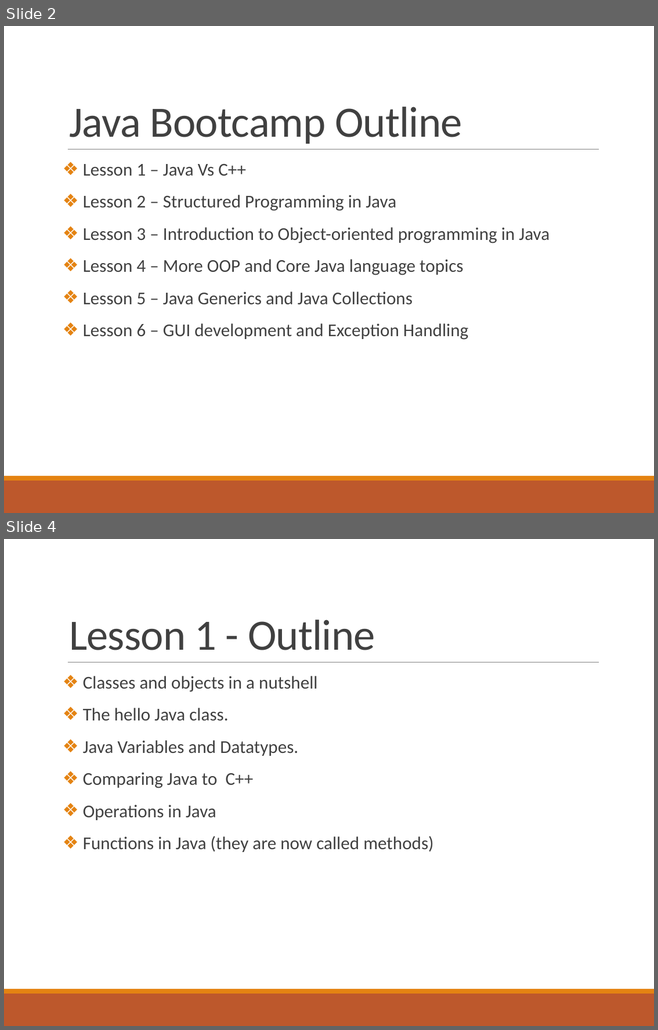
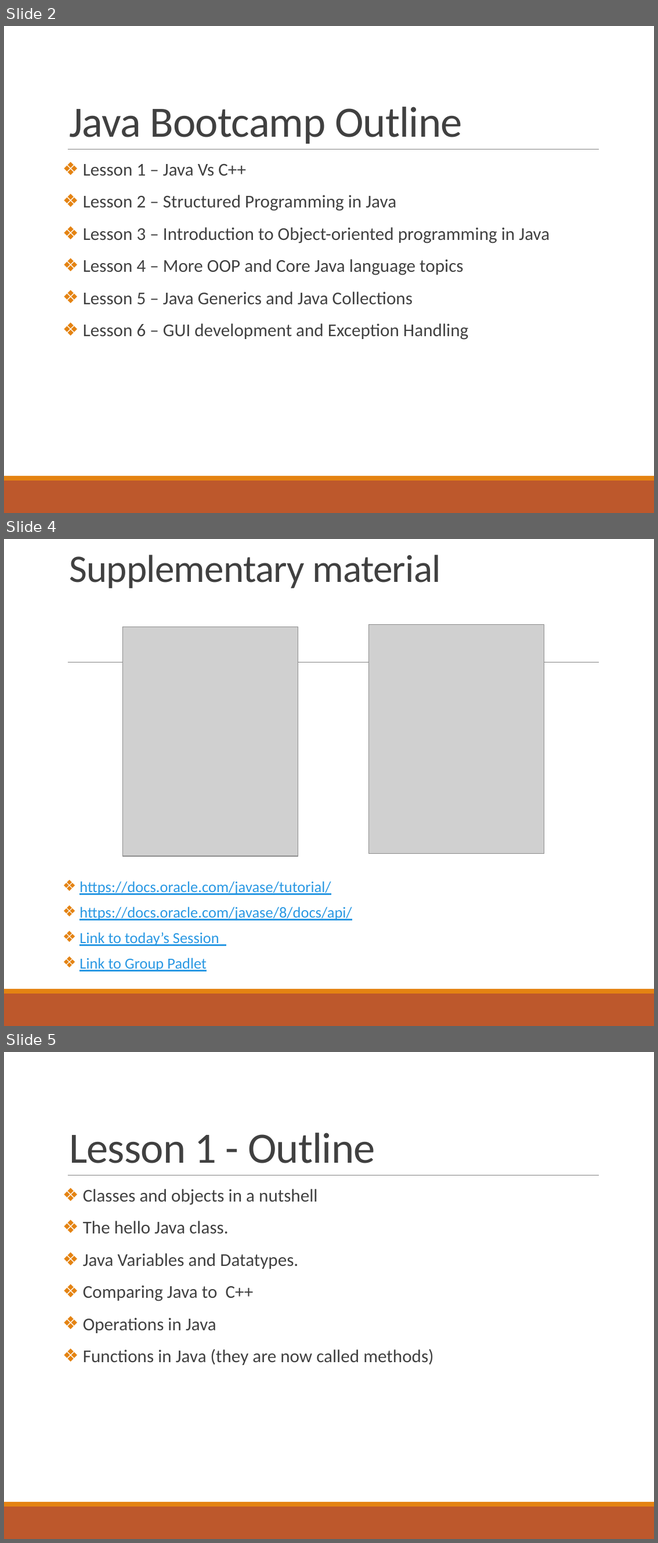
Before and after one commit to deeperj/dillinger, a slide deck: thesis/ukapp2/wqu_isc/sofware_design/Javabc01.pptx. Shown one above the other, each under a label of ours: slides 2 and 4 before the commit, slides 2, 4 and 5 after it; the slides between them are not shown. The pictures are 658x1030 and 658x1543 pixels, drawn with LibreOffice and Linux fonts; fonts in the diff are those of the drawing; grey boxes stand for pictures. Boxes give left, top, right and bottom in pixels: in the first picture for what was removed or moved away, otherwise in the second. Text is boxed around its words. In the diff, an @@ line names an element or a change of style, - is before the commit and + after.

```diff
--- a/thesis/ukapp2/wqu_isc/sofware_design/Javabc01.pptx
+++ b/thesis/ukapp2/wqu_isc/sofware_design/Javabc01.pptx
@@ slide 4 added at (4, 539, 654, 1026), background #FFFFFF; not listed: 3 template elements that a slide beside it also shows @@
@@ title added at (69, 555, 441, 588), 43.2 pt, text #404040 @@
+Supplementary material
@@ picture added at (368, 625, 544, 853) @@
@@ picture added at (122, 627, 297, 856) @@
@@ text added at (79, 881, 351, 972), 17 pt, text #2998E3, underline @@
+❖ https://docs.oracle.com/javase/tutorial/
+❖ https://docs.oracle.com/javase/8/docs/api/
+❖ Link to today’s Session
+❖ Link to Group Padlet
@@ what was slide 4 is now slide 5 @@
```
Also in this commit, not shown: 1 slide changed, 7 other files.
